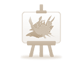
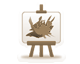
Revision of a layered 80×64 image; what changed, layer by layer:
painted on "artwork copie" over [17, 3, 66, 63]
